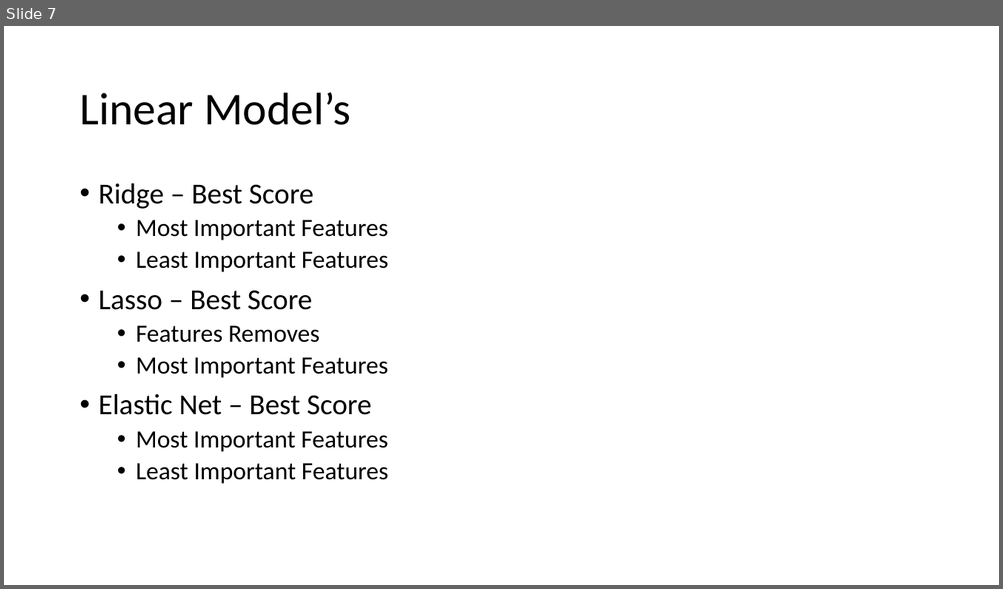
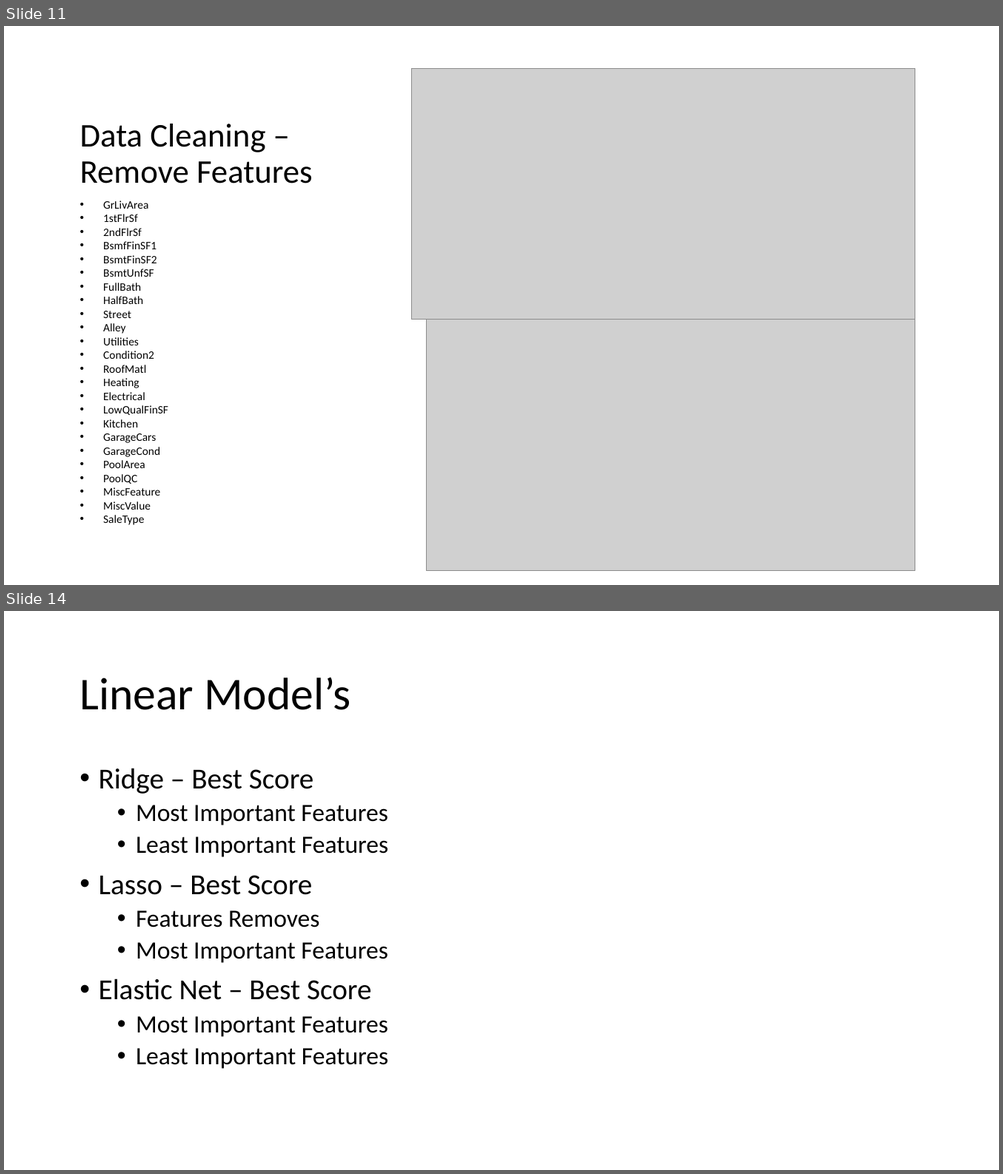
Before and after one commit to djhang99/housing_prices, a slide deck: Draft_Presentation.pptx. Shown one above the other, each under a label of ours: slide 7 before the commit, slides 11 and 14 after it; the slides between them are not shown. The pictures are 1003x589 and 1003x1174 pixels, drawn with LibreOffice and Linux fonts; fonts in the diff are those of the drawing; grey boxes stand for pictures. Boxes give left, top, right and bottom in pixels: in the first picture for what was removed or moved away, otherwise in the second. Text is boxed around its words. In the diff, an @@ line names an element or a change of style, - is before the commit and + after.

```diff
--- a/Draft_Presentation.pptx
+++ b/Draft_Presentation.pptx
@@ slide 11 added at (x1=4, y1=26, x2=999, y2=585), background #FFFFFF @@
@@ picture added at (x1=412, y1=68, x2=915, y2=319) @@
@@ title added at (x1=80, y1=124, x2=313, y2=184), 32 pt, text #000000 @@
+Data Cleaning – Remove Features
@@ text added at (x1=103, y1=201, x2=168, y2=510), 11 pt, text #000000 @@
+• GrLivArea
+• 1stFlrSf
+• 2ndFlrSf
+• BsmfFinSF1
+• BsmtFinSF2
+• BsmtUnfSF
+• FullBath
+• HalfBath
+• Street
+• Alley
+• Utilities
+• Condition2
+• RoofMatl
+• Heating
+• Electrical
+• LowQualFinSF
+• Kitchen
+• GarageCars
+• GarageCond
+• PoolArea
+• PoolQC
+• MiscFeature
+• MiscValue
+• SaleType
@@ picture added at (x1=427, y1=319, x2=916, y2=571) @@
@@ what was slide 7 is now slide 14 @@
```
Also in this commit, not shown: 4 slides changed, 7 other slides added, 1 slide removed.
